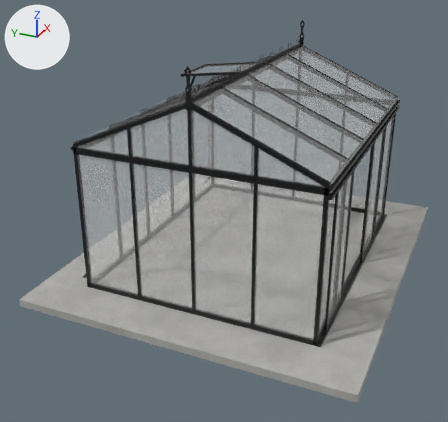
Renders of the glTF model models/scandiglas/sg-rect-10-2-12-7-decor.glb from each side of a commit.
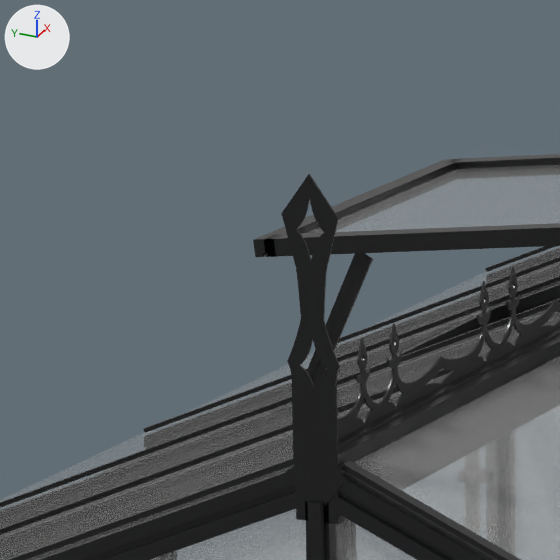
Each version is shown whole from a 50 mm camera at (-7.67, -0.8, 4.34) aimed at (-0.47, 2.44, 0.74), then close up on the part from 33% to 49% of the width and 10% to 27% of the height. The lights are fixed; the arrows at upper left show +X, +Y and +Z. The last two pictures show the newer version. Vertices at exactly the same position are counted once.

The first close-up shows 'scandiglas-rect-10-2-12-7-decor'.
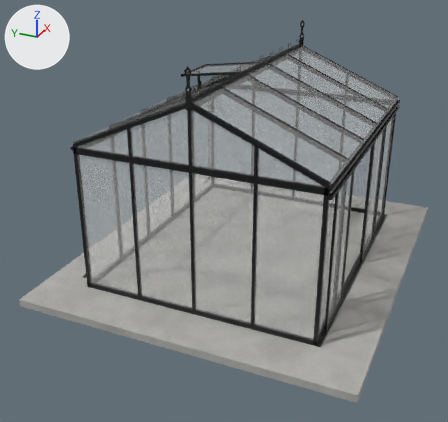
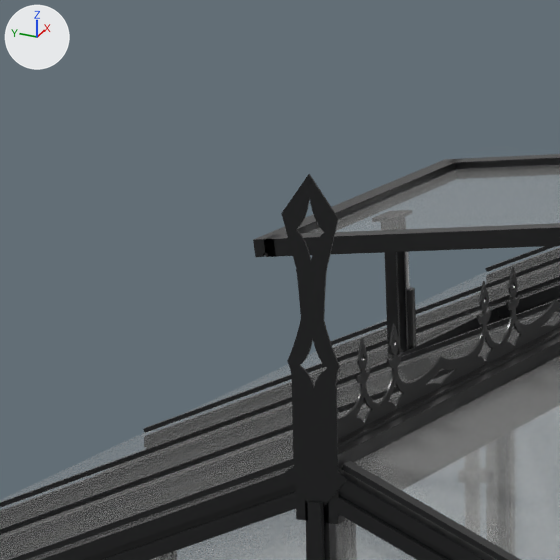
The edits, one by one:
me_scandiglas is used by ob_scandiglas_rect_10_2_12_7_decor; location (0.0, 0.0, 0.0).
me_scandiglas had 18702 vertices, 36360 faces and spanned x -2.56..2.56, y 0.0..4.38, z -0.1..3.04.
me_scandiglas now has 18757 vertices, 36452 faces and spans x -2.56..2.56, y 0.0..4.38, z -0.1..3.04.
me_scandiglas part 1: the loose piece of 24 vertices spanning x -0.36..-0.35, y 2.9..3.07, z 2.22..2.56 is turned -26.3 degrees about the x axis through its middle and scaled by 0.851, then moved by (0.34, 0.05, -0.03).
me_scandiglas part 2: the loose piece of 24 vertices spanning x -0.36..-0.35, y 2.91..3.06, z 2.26..2.56 is turned -25.8 degrees about the x axis through its middle and scaled by 0.934, then moved by (0.37, 0.04, -0.05).
me_scandiglas part 3: a new loose piece of 131 vertices spanning x 0.03..0.05, y 3.01..3.05, z 2.24..2.51.
Other edits to the shape of me_scandiglas do not show in these pictures.

Location of each change, [x1, y1, x2, y2] in pixels of the close-ups (560 x 560 px; the box of a moved part takes in the faces that stretch with it):
part 1 of me_scandiglas, moved or reshaped: before [312, 254, 373, 386]; after [385, 252, 400, 355]
part 2 of me_scandiglas, moved or reshaped: before [307, 253, 366, 380]; after [397, 252, 408, 352]
part 3 of me_scandiglas, added: after [405, 252, 417, 350]
